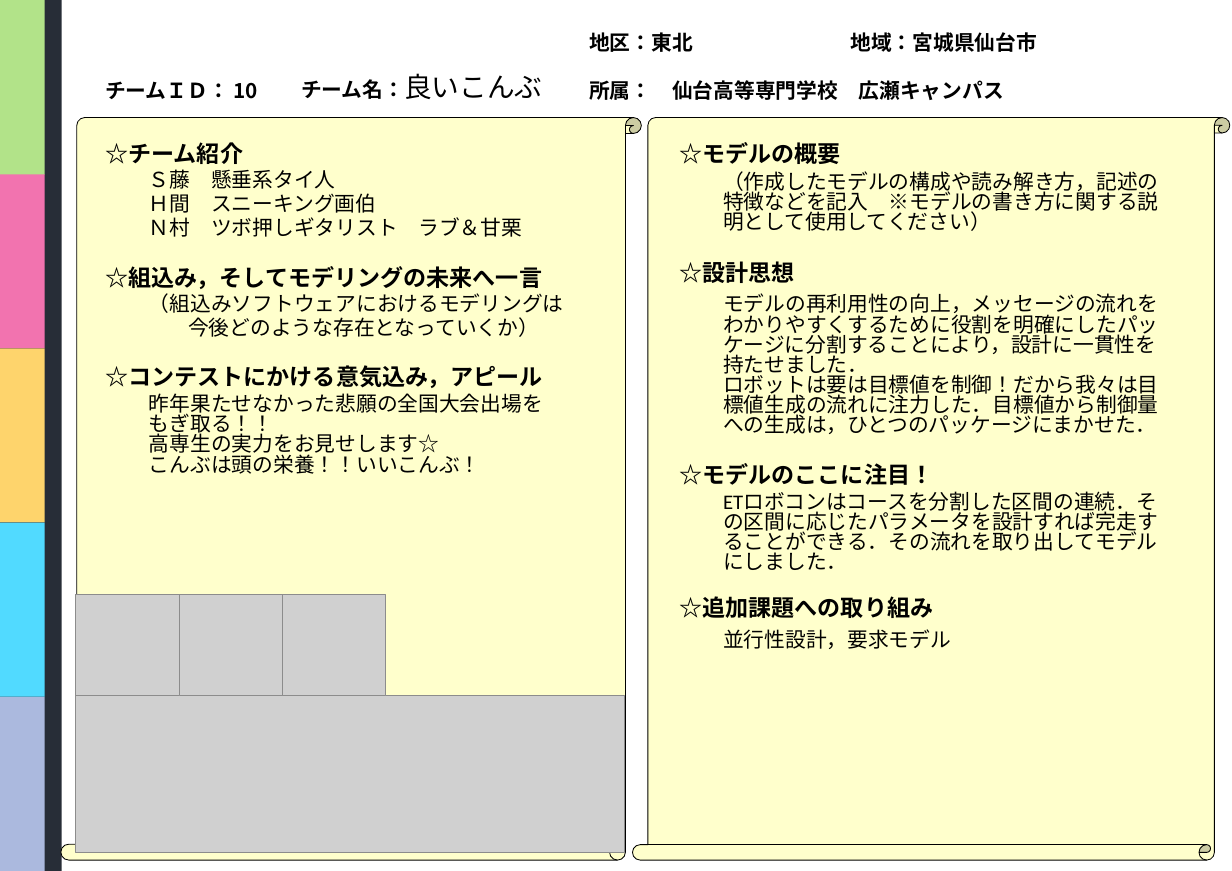
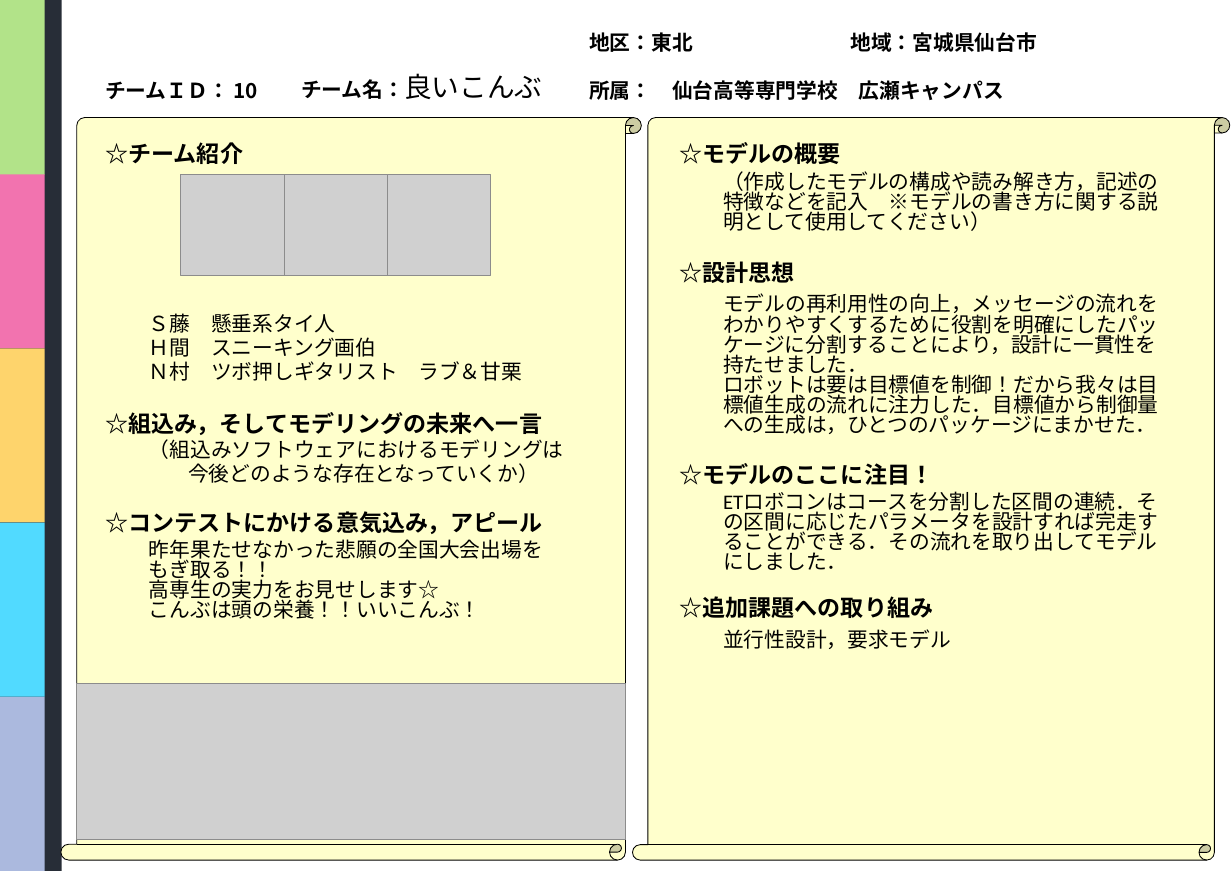
Before and after one commit to class-snct-rikitakelab/e-konbu2012, a slide deck: slide 1 of models/モデルシート.pptx. Drawn at 1232x871 pixels with LibreOffice and Linux fonts; fonts in the diff are those of the drawing; grey boxes stand for pictures; background and template pictures are left out. Boxes give left, top, right and bottom in pixels: in the first picture for what was removed or moved away, otherwise in the second. Text is boxed around its words. In the diff, an @@ line names an element or a change of style, - is before the commit and + after.

```diff
--- a/models/モデルシート.pptx
+++ b/models/モデルシート.pptx
@@ text "☆チーム紹介" rewrapped from (105,142,564,474) to (105,142,564,619) @@
@@ 3 pictures: place and size @@
-3 pictures at (75,594,386,696)
+3 pictures at (181,174,491,275)
@@ picture: place and size @@
-picture at (75,696,624,852)
+picture at (76,683,625,840)
```
Also in this commit, not shown: 1 other slide changed, 2 other files.
